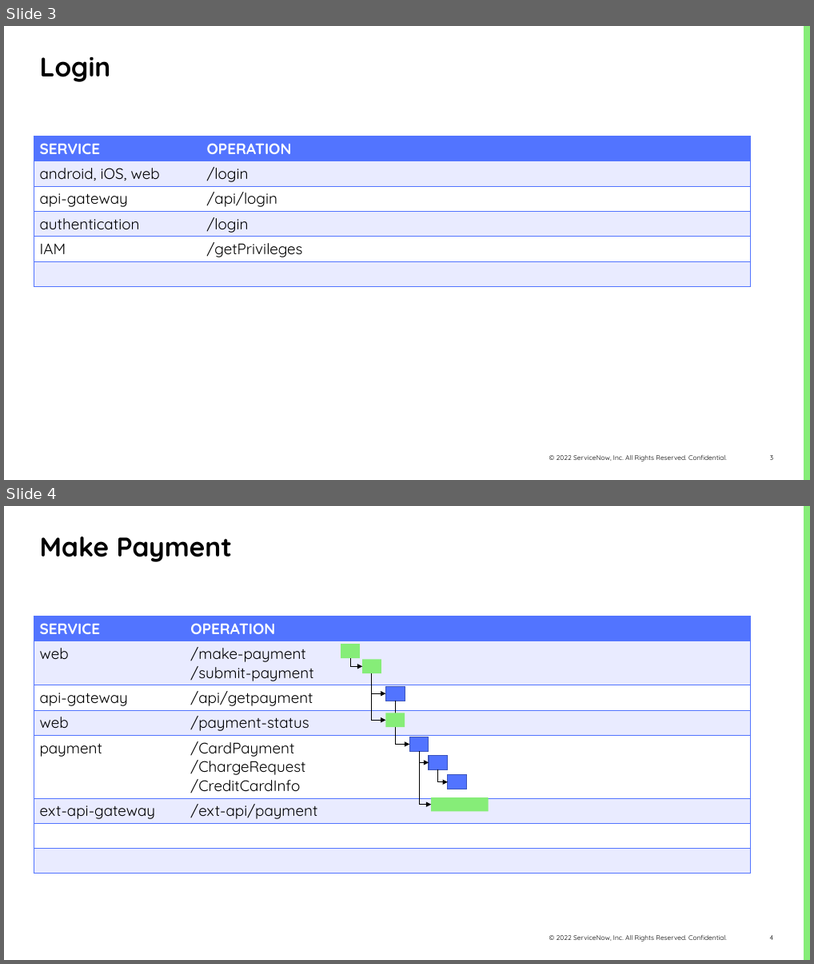
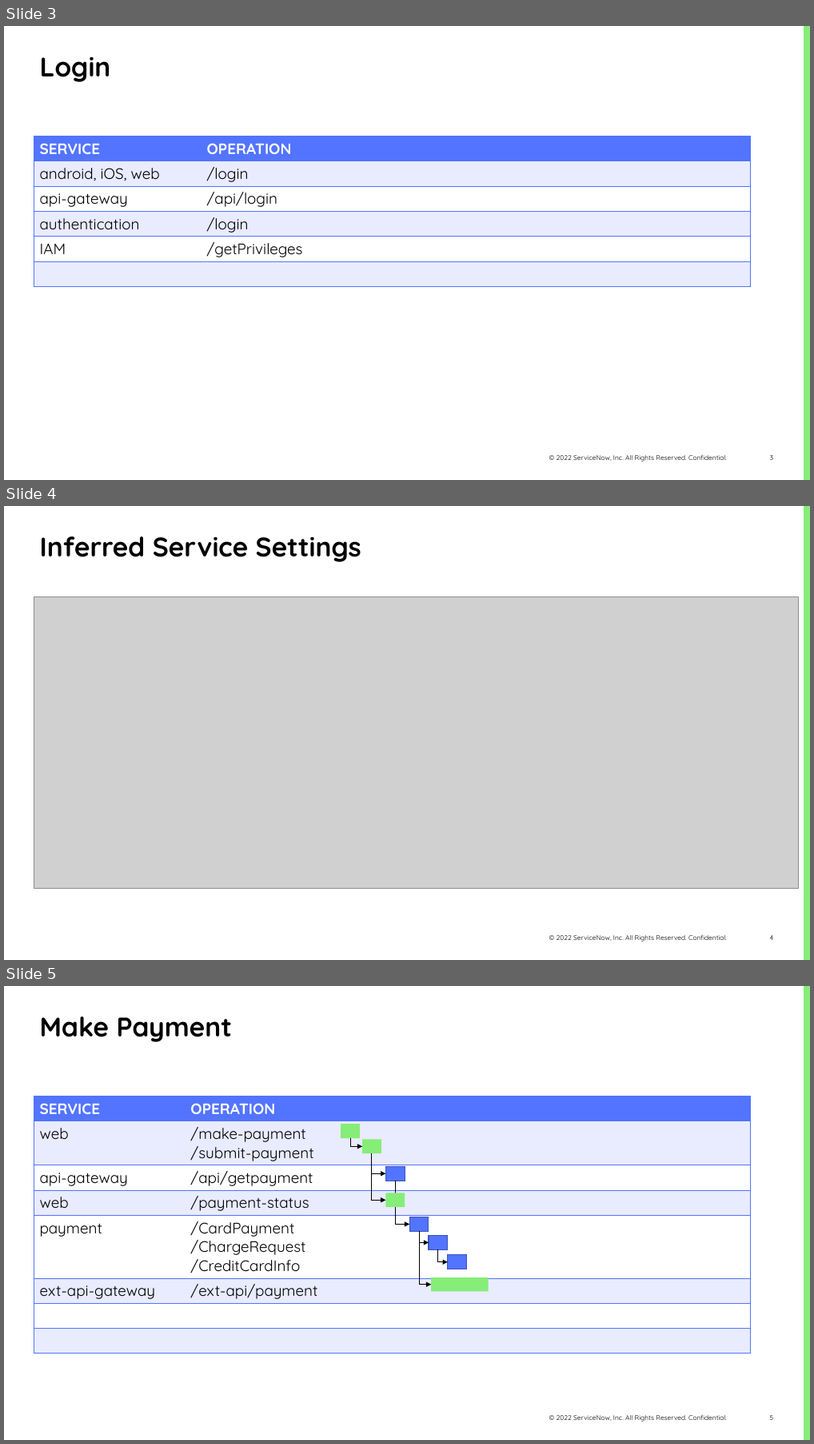
Before and after one commit to dimitrisfinas/telemetry-generator, a slide deck: examples/doc_mini_ebank.pptx. Shown one above the other, each under a label of ours: slides 3 and 4 before the commit, slides 3, 4 and 5 after it. The pictures are 814x964 and 814x1444 pixels, drawn with LibreOffice and Linux fonts; fonts in the diff are those of the drawing; grey boxes stand for pictures; background and template pictures are left out. Boxes give left, top, right and bottom in pixels: in the first picture for what was removed or moved away, otherwise in the second. Text is boxed around its words. In the diff, an @@ line names an element or a change of style, - is before the commit and + after.

Commit message:
add pingIdentity service

```diff
--- a/examples/doc_mini_ebank.pptx
+++ b/examples/doc_mini_ebank.pptx
@@ slide 4 added at bbox=[4, 506, 810, 960], background #FFFFFF; not listed: 3 template elements that a slide beside it also shows @@
@@ title added at bbox=[40, 536, 362, 562], 32 pt, text #000000, bold @@
+Inferred Service Settings
@@ picture added at bbox=[34, 597, 798, 888] @@
@@ what was slide 4 is now slide 5 @@
@@ page number at bbox=[770, 1415, 774, 1420]: text changed @@
-4
+5
```
Also in this commit, not shown: 1 slide changed, 1 other file.
